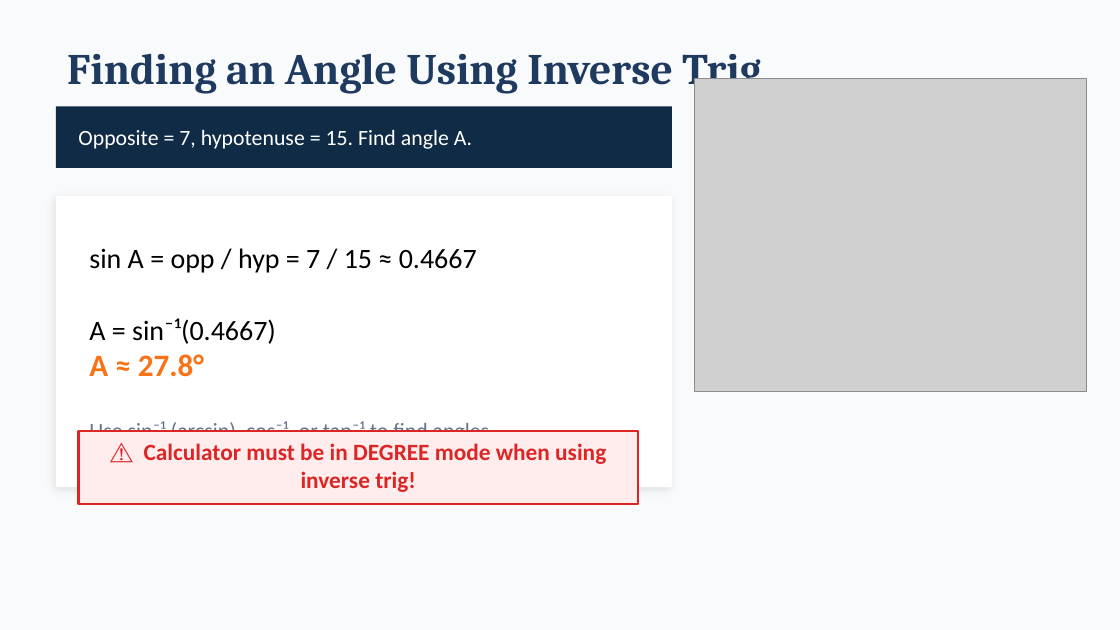
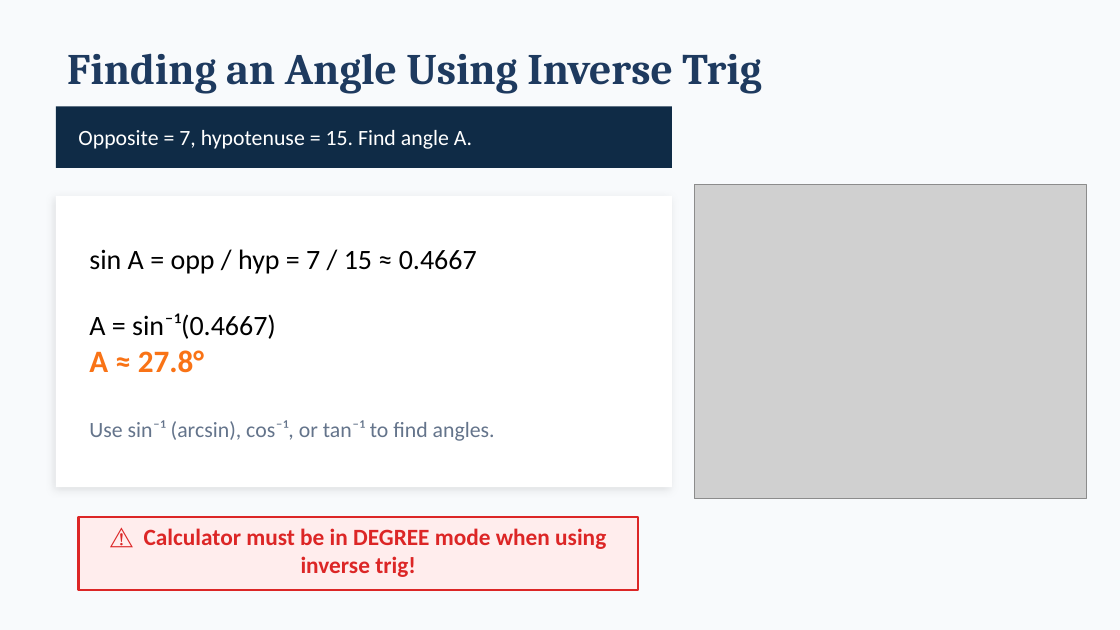
Before and after one commit to andrewhvolk/andrewhvolk.github.io, a slide deck: slide 7 of slides/Math130Unit3C.pptx. Drawn at 1120x630 pixels with LibreOffice and Linux fonts; fonts in the diff are those of the drawing; grey boxes stand for pictures. Boxes give left, top, right and bottom in pixels: in the first picture for what was removed or moved away, otherwise in the second. Text is boxed around its words. In the diff, an @@ line names an element or a change of style, - is before the commit and + after.

```diff
--- a/slides/Math130Unit3C.pptx
+++ b/slides/Math130Unit3C.pptx
@@ picture: place and size @@
-picture at (694,78,1086,392)
+picture at (694,185,1086,498)
@@ text "sin A = opp / ..." rewrapped from (89,248,495,445) to (89,249,495,441) @@
@@ rectangle "⚠ Calculator must be in ...": place and size @@
-rectangle "⚠ Calculator must be in ..." at (78,431,638,504)
+rectangle "⚠ Calculator must be in ..." at (78,517,638,590)
```
Also in this commit, not shown: 4 other slides changed, 1 other file.
